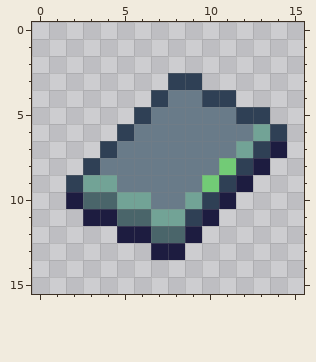
File history of a pixel-art sprite, assets/items/lead_plate.png. The first picture shows the starting point.
The file is 16x16 pixels.
And afterwards:
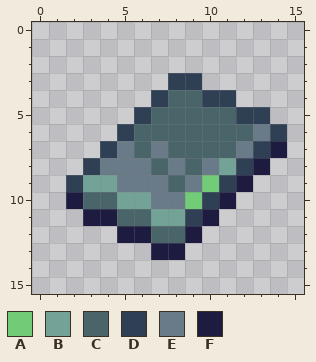
Palette (. is transparent): A #72cb76  B #72a396  C #4a656a  D #2f4055  E #697b89  F #1d1c40
Edits made:
y 4: x 8..9 EE -> CC
y 5: x 7..11 EEEEE -> CCCCC
y 6: x 6..13 EEEEEEEB -> CCCCCCCE
y 7: x 6 E -> C; x 8..12 EEEEB -> CCCCE
y 8: x 7 E -> C; x 9 E -> C; x 11 A -> B
y 9: x 8 E -> C
y 10: x 9 B -> A
Pixel boxes of the changes (left, top, right, bottom) in both pictures:
changed: (134, 90, 270, 209)
